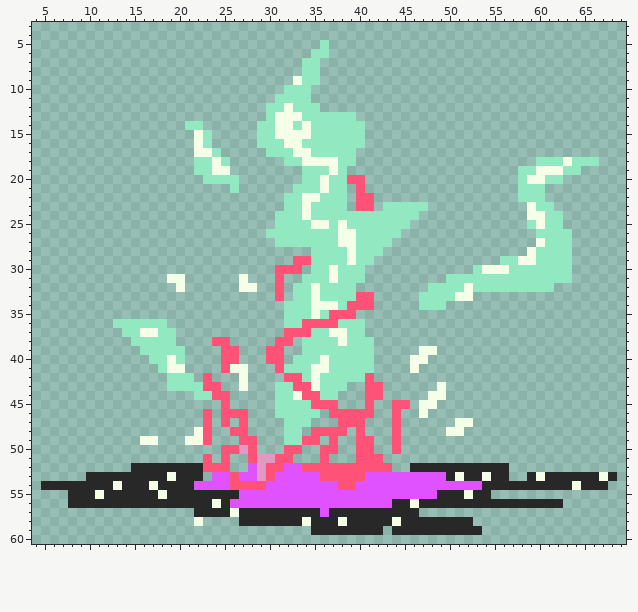
Sprite sheet -- Game/Spells/ManaRecharge.png. Above is the file before it was changed.
The file is 72x72 pixels. Shown: x 4..69, y 3..60.
Now the later version:
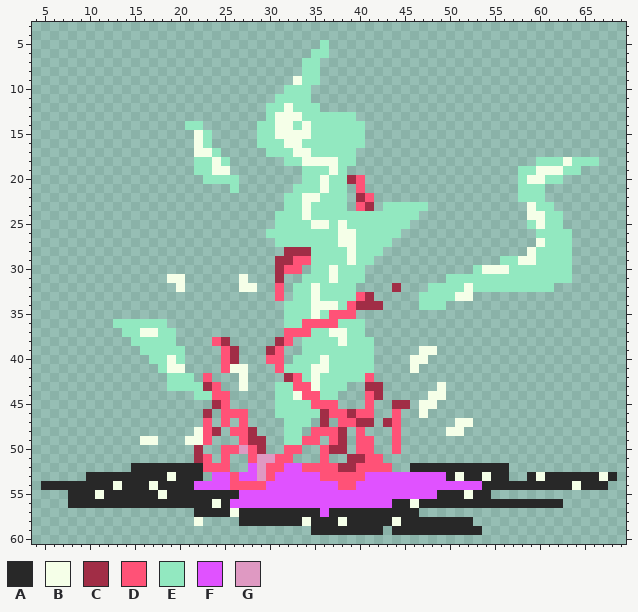
Palette (. is transparent): A #282828  B #f5ffe8  C #a12d46  D #ff5277  E #92e8c0  F #e052ff  G #df99c2
From old to new:
{"y":20,"x":39,"old":"D","new":"C"}
{"y":22,"x":40,"old":"D","new":"C"}
{"y":23,"x":41,"old":"D","new":"C"}
{"y":28,"x":32,"old":"...","new":"CCC"}
{"y":29,"x":31,"old":"..","new":"CC"}
{"y":30,"x":31,"old":"D","new":"C"}
{"y":31,"x":31,"old":"D","new":"C"}
{"y":32,"x":44,"old":".","new":"C"}
{"y":33,"x":41,"old":"D","new":"C"}
{"y":34,"x":40,"old":"DD.","new":"CCC"}
{"y":38,"x":25,"old":"D","new":"C"}
{"y":38,"x":31,"old":"D","new":"C"}
{"y":39,"x":26,"old":"D","new":"C"}
{"y":39,"x":30,"old":"D","new":"C"}
{"y":40,"x":26,"old":"D","new":"C"}
{"y":42,"x":32,"old":"D","new":"C"}
{"y":43,"x":23,"old":"D","new":"C"}
{"y":43,"x":41,"old":"DD","new":"CC"}
{"y":44,"x":42,"old":"D","new":"C"}
{"y":45,"x":24,"old":".","new":"C"}
{"y":45,"x":44,"old":"DD","new":"CC"}
{"y":46,"x":23,"old":"D","new":"C"}
{"y":46,"x":36,"old":".","new":"C"}
{"y":46,"x":39,"old":"D","new":"C"}
{"y":47,"x":36,"old":".","new":"C"}
{"y":47,"x":40,"old":"D.","new":"CC"}
{"y":47,"x":43,"old":".","new":"C"}
{"y":48,"x":24,"old":".","new":"C"}
{"y":48,"x":28,"old":".","new":"C"}
{"y":48,"x":38,"old":"D","new":"C"}
{"y":49,"x":28,"old":"D.","new":"CC"}
{"y":49,"x":38,"old":".","new":"C"}
{"y":50,"x":22,"old":".","new":"C"}
{"y":50,"x":29,"old":".","new":"C"}
{"y":50,"x":37,"old":"D.","new":"CC"}
{"y":51,"x":22,"old":".","new":"C"}
{"y":51,"x":39,"old":".D","new":"CC"}
{"y":52,"x":38,"old":"DD","new":"CC"}
{"label":"changed","picture_box":[347,175,374,211]}
{"label":"changed","picture_box":[275,247,311,283]}
{"label":"changed","picture_box":[356,283,401,310]}
{"label":"changed","picture_box":[194,337,410,472]}
